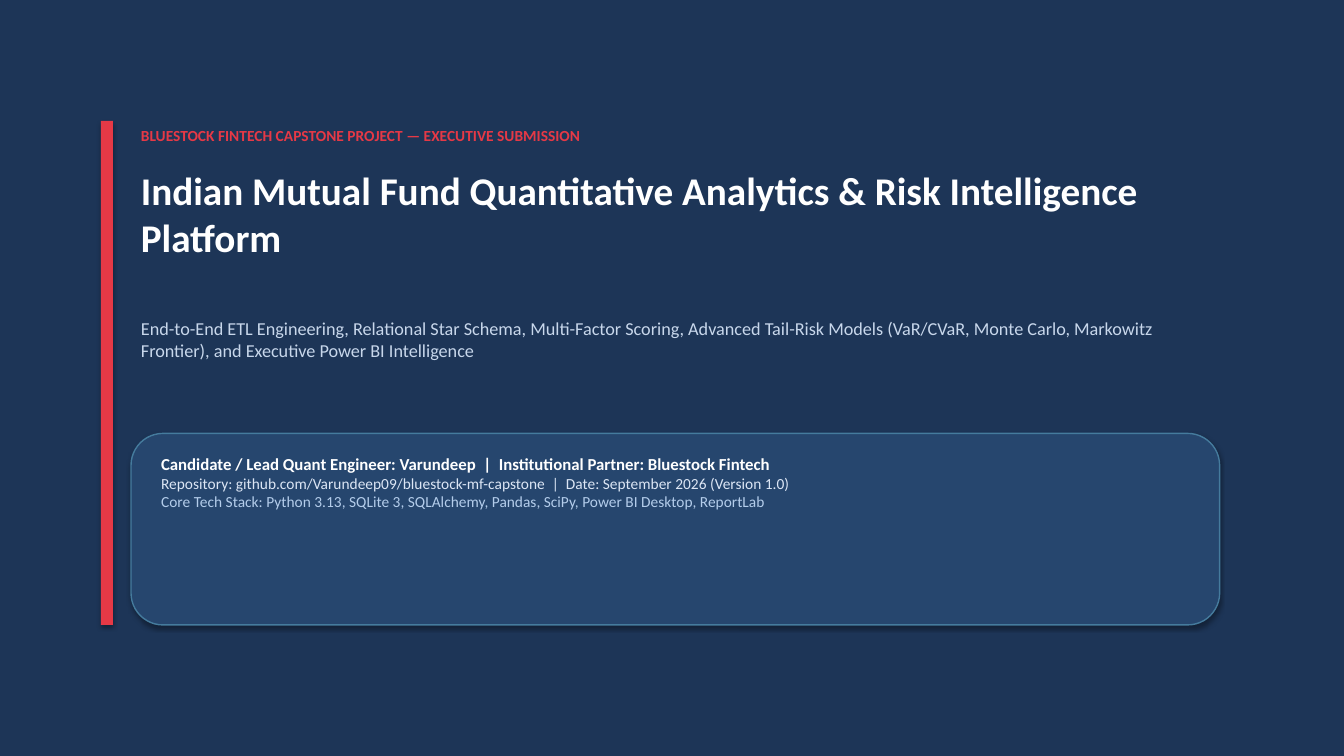
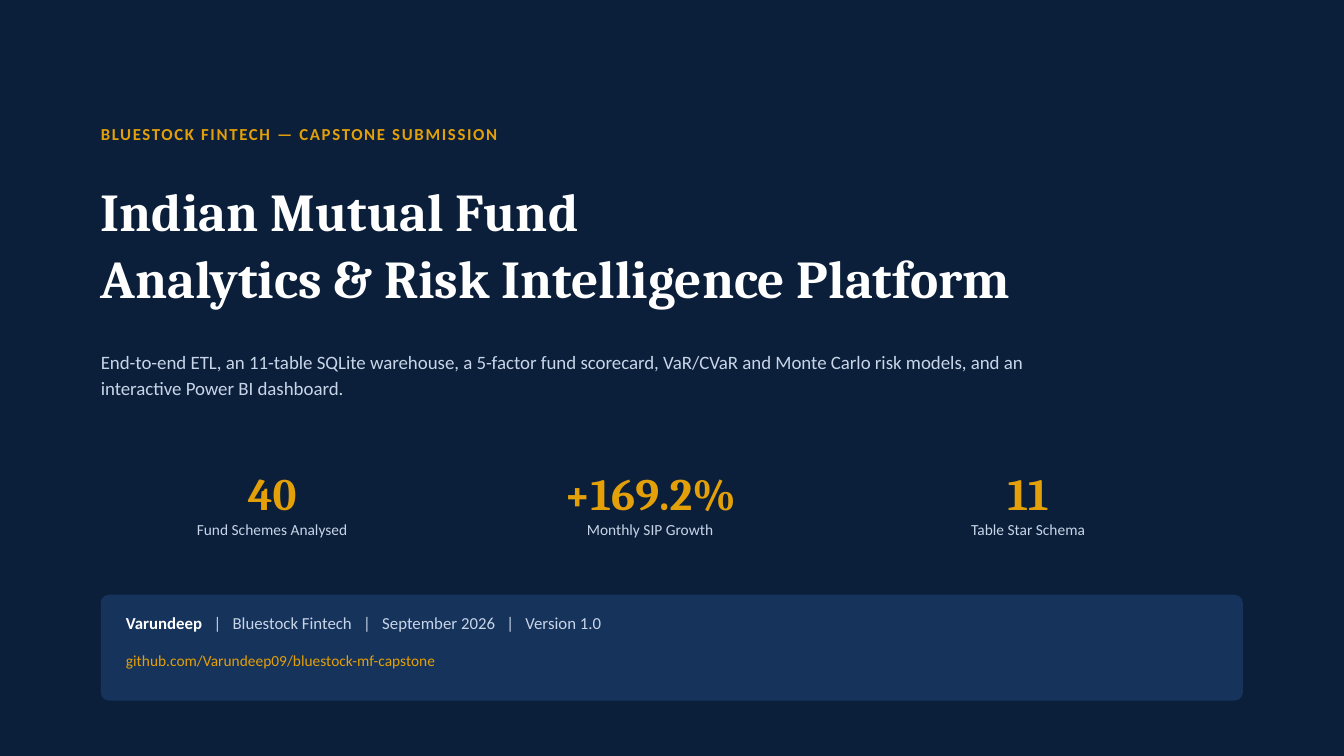
Before and after one commit to Varundeep09/bluestock-mf-capstone, a slide deck: slide 1 of reports/Bluestock_MF_Presentation.pptx. Drawn at 1344x756 pixels with LibreOffice and Linux fonts; fonts in the diff are those of the drawing. Boxes give left, top, right and bottom in pixels: in the first picture for what was removed or moved away, otherwise in the second. Text is boxed around its words. In the diff, an @@ line names an element or a change of style, - is before the commit and + after.

```diff
--- a/reports/Bluestock_MF_Presentation.pptx
+++ b/reports/Bluestock_MF_Presentation.pptx
@@ background #FFFFFF to #0B1F3A @@
@@ rectangle removed at [0,0,1344,756] @@
@@ rectangle removed at [101,121,113,625] @@
@@ text at [201,129,385,140]: text changed; size 11 to 12 pt; text colour #E63946 to #E3A008 @@
-BLUESTOCK FINTECH CAPSTONE PROJECT — EXECUTIVE SUBMISSION
+BLUESTOCK FINTECH — CAPSTONE SUBMISSION
@@ text at [101,194,1010,309]: text changed; size 28 to 38 pt; font Calibri to Cambria @@
-Indian Mutual Fund Quantitative Analytics & Risk Intelligence Platform
+Indian Mutual Fund
+Analytics & Risk Intelligence Platform
@@ vertical alignment top to middle in 3 elements at [101,194,1010,309], [201,129,385,140], [101,356,1023,395] @@
@@ text at [101,356,1023,395]: text changed; size 13 to 13.5 pt; text colour #C8D7EB to #C8D5E8 @@
-End-to-End ETL Engineering, Relational Star Schema, Multi-Factor Scoring, Advanced Tail-Risk Models (VaR/CVaR, Monte Carlo, Markowitz Frontier), and Executive Power BI Intelligence
+End-to-end ETL, an 11-table SQLite warehouse, a 5-factor fund scorecard, VaR/CVaR and Monte Carlo risk models, and an interactive Power BI dashboard.
@@ rounded rectangle removed at [131,434,1220,625] @@
@@ text added at [248,479,297,511], 32 pt, text #E3A008, bold @@
+40
@@ text added at [564,479,736,511], 32 pt, text #E3A008, bold @@
++169.2%
@@ text added at [1008,480,1049,510], 32 pt, text #E3A008, bold @@
+11
@@ text added at [197,524,348,538], 11 pt, text #C8D5E8 @@
+Fund Schemes Analysed
@@ text at [587,524,713,538]: text changed; text colour #DCE6F5 to #C8D5E8 @@
-Candidate / Lead Quant Engineer: Varundeep | Institutional Partner: Bluestock Fintech
-Repository: github.com/Varundeep09/bluestock-mf-capstone | Date: September 2026 (Version 1.0)
-Core Tech Stack: Python 3.13, SQLite 3, SQLAlchemy, Pandas, SciPy, Power BI Desktop, ReportLab
+Monthly SIP Growth
@@ text added at [971,524,1085,535], 11 pt, text #C8D5E8 @@
+Table Star Schema
@@ rounded rectangle added at [101,595,1243,701], fill #16335C @@
@@ text added at [126,617,601,632], 12 pt, text #C8D5E8 @@
+Varundeep | Bluestock Fintech | September 2026 | Version 1.0
@@ text added at [126,655,435,669], 11 pt, text #E3A008 @@
+github.com/Varundeep09/bluestock-mf-capstone
```
Also in this commit, not shown: 5 other slides changed, 6 slides added, 6 slides removed, 3 other files.
